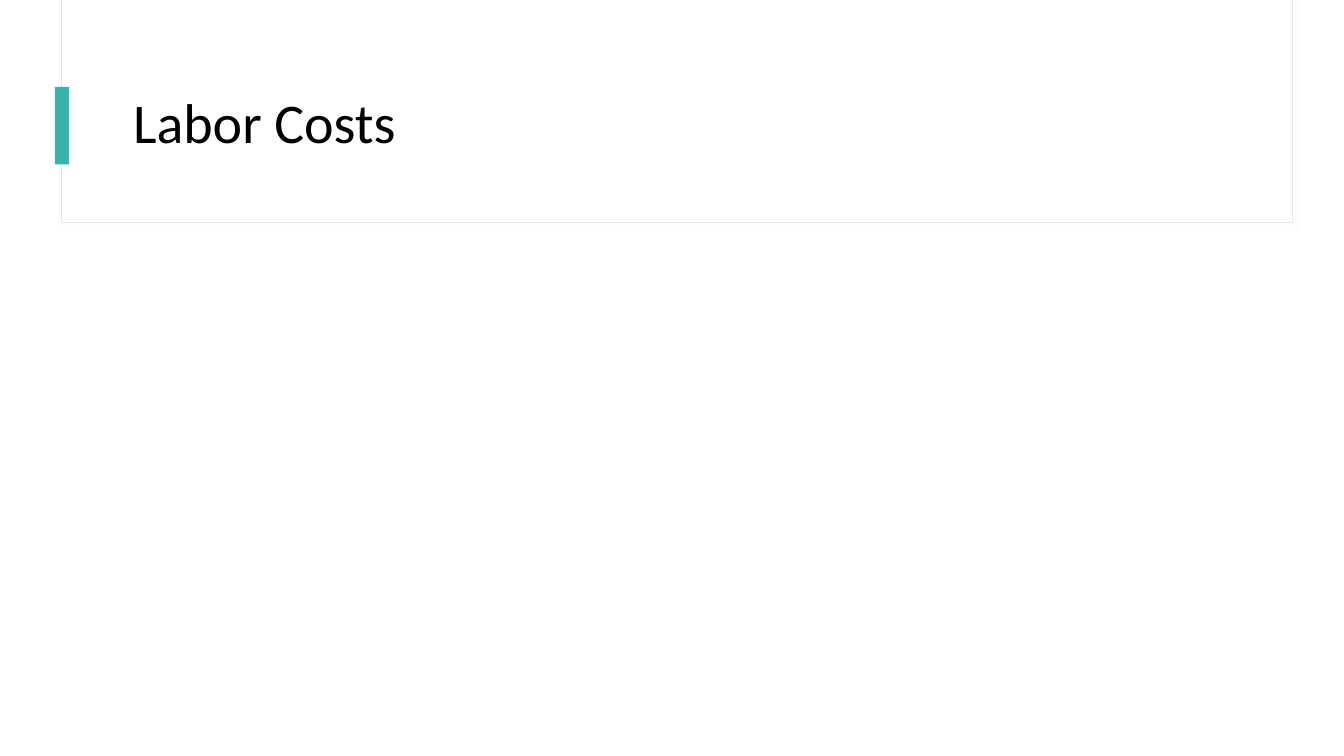
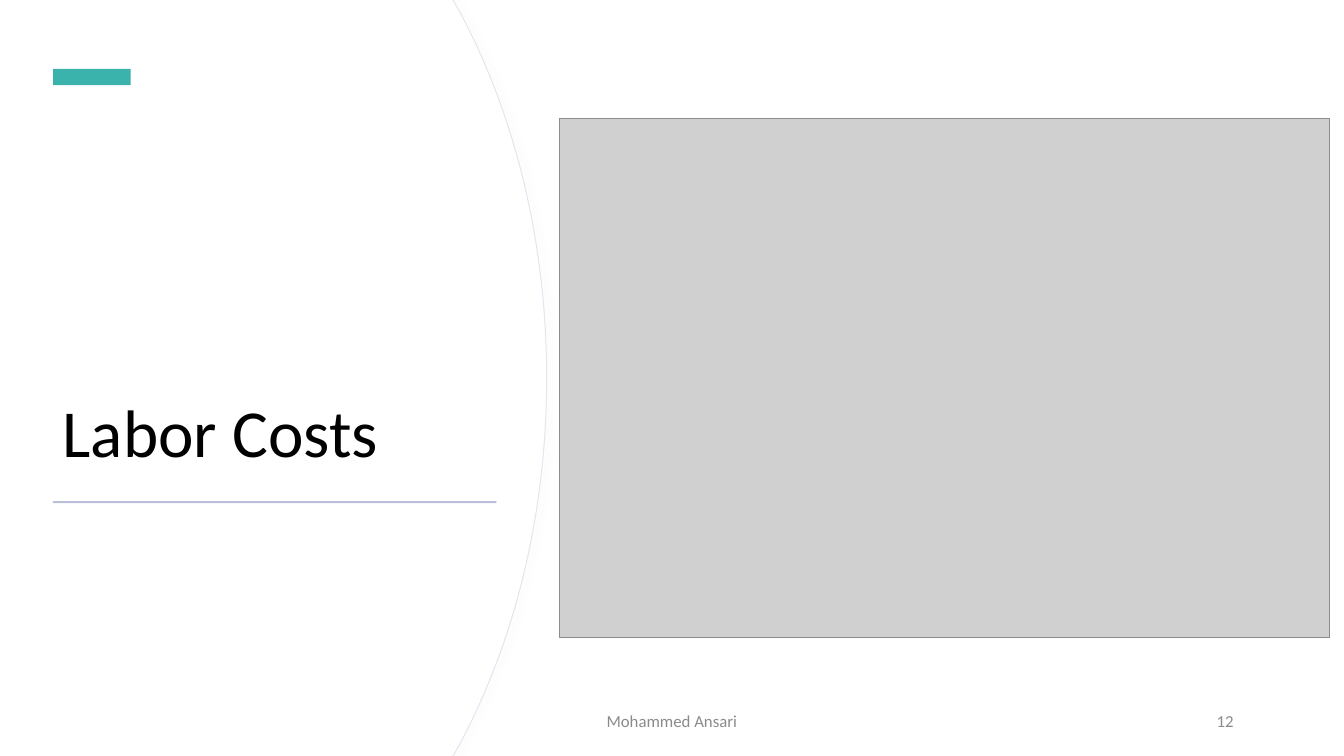
Before and after one commit to dirkt68/pl1-robotics, a slide deck: slide 12 of Presentations/Presentation Jan 26.pptx. Drawn at 1344x756 pixels with LibreOffice and Linux fonts; fonts in the diff are those of the drawing; grey boxes stand for pictures. Boxes give left, top, right and bottom in pixels: in the first picture for what was removed or moved away, otherwise in the second. Text is boxed around its words. In the diff, an @@ line names an element or a change of style, - is before the commit and + after.

Commit message:
Finalized presentation for 1/29 and added some pictures.

```diff
--- a/Presentations/Presentation Jan 26.pptx
+++ b/Presentations/Presentation Jan 26.pptx
@@ rectangle added at [0, 0, 1344, 756], fill #FFFFFF @@
@@ freeform shape added at [0, 0, 546, 756], fill #FFFFFF, outline #E3E6EF 0.75 pt @@
@@ freeform shape added at [0, 0, 545, 756], fill #FFFFFF @@
@@ rectangle added at [53, 69, 131, 85], fill #3AB3AC @@
@@ rectangle removed at [55, 87, 70, 164] @@
@@ picture added at [561, 118, 1331, 637] @@
@@ title "Labor Costs": place and size @@
-title "Labor Costs" at [133, 104, 395, 144]
+title "Labor Costs" at [63, 410, 377, 458]
@@ title "Labor Costs" at [63, 410, 377, 458]: size 40 to 48 pt; vertical alignment middle to bottom @@
@@ rectangle added at [53, 501, 497, 503], fill #BAC0D8 @@
@@ text added at [607, 715, 737, 727], 12 pt, text #8C8C8C @@
+Mohammed Ansari
@@ page number added at [1217, 716, 1234, 727], 12 pt, text #8C8C8C @@
+12
```
Also in this commit, not shown: 12 other slides changed, 1 slide added, 1 slide removed, 4 other files.
